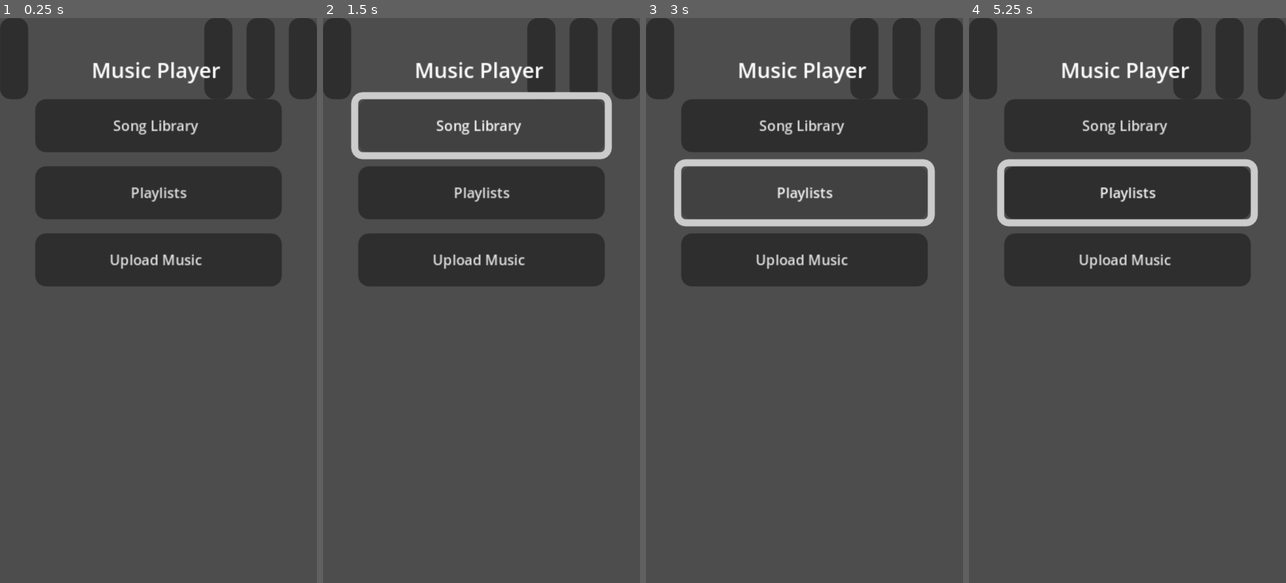
Above: before the commit, frames 1-4 (left to right).
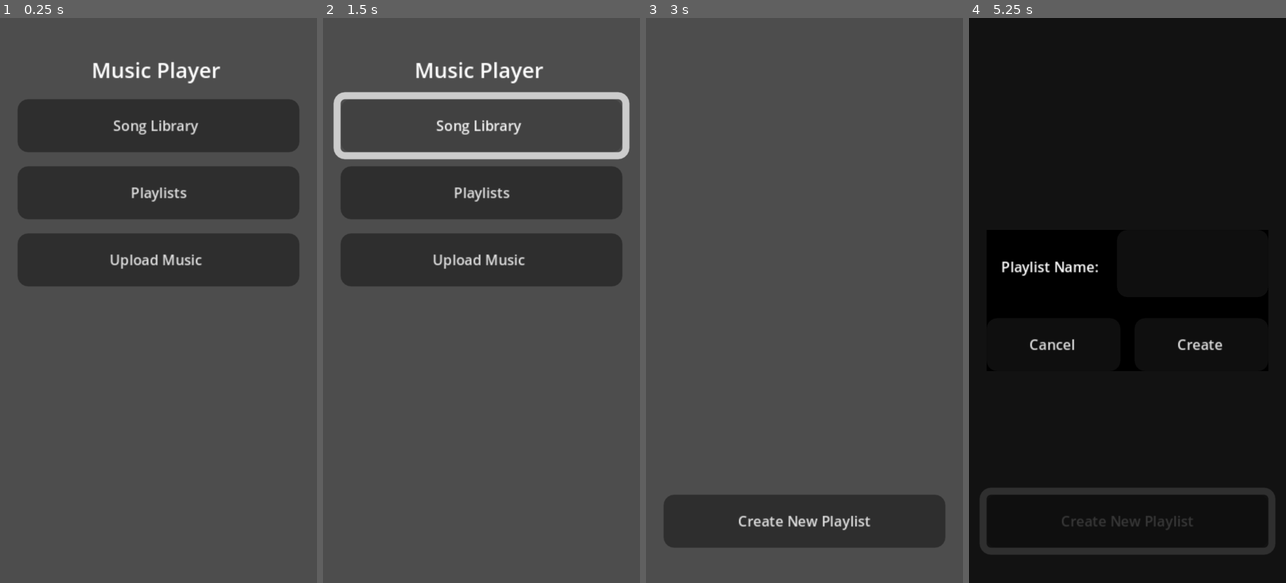
Above: after the commit, the same moments.

Repository: ConstellationSloth/MusicPlayer
Game: Godot game, scene res://Scenes/main.tscn
The game is run twice, just before and just after one commit, with the same random seed, the same clock (stepped at 60 frames per second) and the same inputs.
Inputs (mouse positions are in pixels of both pictures, inside the frame that each line leads up to):
- Up to frame 1 (0.25 s): no input
- Up to frame 2 (1.5 s): click (335, 57) at 0.52 s; click "Song Library" at 1.25 s
- Up to frame 3 (3 s): click (864, 57) at 2.02 s; click "Playlists" at 2.75 s
- Up to frame 4 (5.25 s): click (1228, 57) at 3.52 s; click (1273, 57) at 4.27 s; click (1127, 520) at 5 s, where only the run after the commit has a clickable "Create New Playlist"

The runs differ from the first frame. In frame 1, 7.8% of the frame differs, in the area x 0-100%, y 0-48%; in frame 2, 7.8%; in frame 3, 30%; in frame 4, 100%, in the area x 0-100%, y 0-100%.

Commit message:
make progress, it can almost play a playlist i think

Diff:
--- a/Autoloads/EventBus.gd
+++ b/Autoloads/EventBus.gd
@@ -3,3 +3,10 @@
 
 signal music_uploaded(path: String)
 signal song_added()
+signal create_new_playlist_pressed
+signal playlist_selected(id: int)
+signal song_paused
+signal song_resumed
+signal playlist_created(playlist: Playlist)
+signal view_playlists_selected
+signal view_song_library_selected
--- a/Autoloads/Globals.gd
+++ b/Autoloads/Globals.gd
@@ -1,13 +1,13 @@
 extends Node
 
 enum MusicInfoType { Name, Artist, Album}
-
+const USER_DIRECTORY = "user://"
 const SONG_INFO_DIRECTORY = "user://song_info/"
 const SONG_DATA_DIRECTORY = "user://song_data/"
-const PLAYLIST_DIRECTORY = "user://playlists/"
-const USER_DIRECTORY = "user://"
+
 func _ready():
 	ensure_all_directories_exist()
+
 
 
 
@@ -23,9 +23,11 @@
 
 
 func ensure_all_directories_exist():
+	print("checking data directory")
 	check_directory(SONG_DATA_DIRECTORY)
+	print("checking info directory")
 	check_directory(SONG_INFO_DIRECTORY)
-	check_directory(PLAYLIST_DIRECTORY)
+	print("finished with song directories")
 
 func check_directory(path):
 	var dir_access = DirAccess.open(USER_DIRECTORY)
--- /dev/null
+++ b/Autoloads/PlaylistPlayer.tscn
@@ -0,0 +1,8 @@
+[gd_scene load_steps=2 format=3 uid="uid://ndtwl71c28u6"]
+
+[ext_resource type="Script" uid="uid://bg7ereue1r60s" path="res://Autoloads/playlist_player.gd" id="1_gor2r"]
+
+[node name="PlaylistPlayer" type="Node"]
+script = ExtResource("1_gor2r")
+
+[node name="AudioStreamPlayer" type="AudioStreamPlayer" parent="."]
--- /dev/null
+++ b/Autoloads/playlist_player.gd
@@ -0,0 +1,44 @@
+extends Node
+
+
+const PLAYLISTS_DIRECTORY_PATH = Globals.USER_DIRECTORY+"/playlists"
+var playlist_dictionary : Dictionary[int,Playlist]
+@onready var audio_stream = $AudioStreamPlayer
+var songs_to_play = []
+var playing_song : Song
+func _ready():
+	print("starting the playlist directory check")
+	Globals.check_directory(PLAYLISTS_DIRECTORY_PATH)
+	print("finished checking playlists")
+	load_playlists()
+	audio_stream.finished.connect(play_next_song)
+
+func play_next_song():
+	if (len(songs_to_play) == 0):
+		print("NO SONGS LEFT TO PLAY")
+		return
+	var song = songs_to_play.pop_front()
+	load_song_stream(song)
+
+func load_song_stream(song: Song):
+	var stream : AudioStreamMP3 = ResourceLoader.load(song.path)
+	audio_stream.stream = stream
+	audio_stream.play()
+
+
+func load_playlists():
+	print("starting the loading of playlists")
+	var playlist_dir = DirAccess.open(PLAYLISTS_DIRECTORY_PATH)
+	for file_name in playlist_dir.get_files():
+		var playlist = ResourceLoader.load(PLAYLISTS_DIRECTORY_PATH+"/"+file_name)
+		playlist_dictionary[playlist.id] = playlist
+		print("just finished loading a playlist")
+	print("loaded all playlists")
+
+func play_songs(song_info_list : Array[Song]):
+	songs_to_play = song_info_list
+
+func add_playlist(playlist: Playlist):
+	playlist_dictionary[playlist.id] = playlist
+	EventBus.playlist_created.emit(playlist)
+	ResourceSaver.save(playlist, PLAYLISTS_DIRECTORY_PATH+"/"+str(playlist.id)+".tres")
--- a/Resources/Playlist.gd
+++ b/Resources/Playlist.gd
@@ -5,3 +5,5 @@
 @export var songs : Array[int]
 @export var name : String
 @export var length : float
+@export var loop : bool = true
+@export var shuffle : bool
--- a/Resources/Song.gd
+++ b/Resources/Song.gd
@@ -23,3 +23,9 @@
 	path = location
 	length = song_length
 	id = song_id
+
+func add_playlist(playlist_id):
+	if len(playlists) == 0:
+		playlists = [playlist_id]
+	else:
+		playlists.append(playlist_id)
--- /dev/null
+++ b/Scenes/PlaylistPopupPanel.tscn
@@ -0,0 +1,83 @@
+[gd_scene load_steps=3 format=3 uid="uid://d4ihuuf42jp7c"]
+
+[ext_resource type="Theme" uid="uid://cadeuiy7daeg1" path="res://Scenes/maintheme.tres" id="1_l8dj2"]
+[ext_resource type="Script" uid="uid://dyfuty05adf2b" path="res://Scenes/playlist_popup_panel.gd" id="2_08u7u"]
+
+[node name="PlaylistPopupPanel" type="ColorRect"]
+anchors_preset = 15
+anchor_right = 1.0
+anchor_bottom = 1.0
+grow_horizontal = 2
+grow_vertical = 2
+size_flags_horizontal = 3
+size_flags_vertical = 3
+theme = ExtResource("1_l8dj2")
+color = Color(0, 0, 0, 0.76862746)
+script = ExtResource("2_08u7u")
+
+[node name="Button" type="Button" parent="."]
+layout_mode = 1
+anchors_preset = 15
+anchor_right = 1.0
+anchor_bottom = 1.0
+grow_horizontal = 2
+grow_vertical = 2
+flat = true
+
+[node name="MarginContainer" type="MarginContainer" parent="."]
+layout_mode = 1
+anchors_preset = 15
+anchor_right = 1.0
+anchor_bottom = 1.0
+grow_horizontal = 2
+grow_vertical = 2
+theme_override_constants/margin_left = 5
+theme_override_constants/margin_top = 60
+theme_override_constants/margin_right = 5
+theme_override_constants/margin_bottom = 60
+
+[node name="ColorRect" type="ColorRect" parent="MarginContainer"]
+layout_mode = 2
+color = Color(0, 0, 0, 1)
+
+[node name="VBoxContainer" type="VBoxContainer" parent="MarginContainer/ColorRect"]
+layout_mode = 1
+anchors_preset = 15
+anchor_right = 1.0
+anchor_bottom = 1.0
+grow_horizontal = 2
+grow_vertical = 2
+
+[node name="HBoxContainer" type="HBoxContainer" parent="MarginContainer/ColorRect/VBoxContainer"]
+layout_mode = 2
+size_flags_vertical = 3
+
+[node name="MarginContainer" type="MarginContainer" parent="MarginContainer/ColorRect/VBoxContainer/HBoxContainer"]
+layout_mode = 2
+
+[node name="Label" type="Label" parent="MarginContainer/ColorRect/VBoxContainer/HBoxContainer"]
+layout_mode = 2
+size_flags_vertical = 1
+text = "Playlist Name: "
+vertical_alignment = 1
+
+[node name="LineEdit" type="LineEdit" parent="MarginContainer/ColorRect/VBoxContainer/HBoxContainer"]
+layout_mode = 2
+size_flags_horizontal = 3
+
+[node name="HBoxContainer2" type="HBoxContainer" parent="MarginContainer/ColorRect/VBoxContainer"]
+layout_mode = 2
+
+[node name="Cancel" type="Button" parent="MarginContainer/ColorRect/VBoxContainer/HBoxContainer2"]
+layout_mode = 2
+size_flags_horizontal = 3
+text = "Cancel"
+
+[node name="Create" type="Button" parent="MarginContainer/ColorRect/VBoxContainer/HBoxContainer2"]
+layout_mode = 2
+size_flags_horizontal = 3
+text = "Create"
+
+[connection signal="pressed" from="Button" to="." method="_on_button_pressed"]
+[connection signal="pressed" from="MarginContainer/ColorRect/VBoxContainer/HBoxContainer2/Cancel" to="." method="_on_button_pressed"]
+[connection signal="pressed" from="MarginContainer/ColorRect/VBoxContainer/HBoxContainer2/Create" to="." method="_on_create_pressed"]
--- a/Scenes/add_song.gd
+++ b/Scenes/add_song.gd
@@ -4,7 +4,7 @@
 @onready var name_row : UploadMusicInfoRow = $AddSong/InfoHolder/Name
 @onready var artist_row : UploadMusicInfoRow = $AddSong/InfoHolder/Artist
 @onready var album_row : UploadMusicInfoRow = $AddSong/InfoHolder/Album
-
+@onready var playlist_options : OptionButton = $AddSong/PlaylistRow/PlaylistOptions
 var upload_path = ""
 func set_path(path):
 	upload_path = path
@@ -14,9 +14,15 @@
 	# get the file name
 	return extension_removed.split("/")[-1]
 
+func set_playlists():
+	var playlist_dict = PlaylistPlayer.playlist_dictionary
+	for id in playlist_dict.keys():
+		var playlist = playlist_dict[id]
+		playlist_options.add_item(playlist.name, id)
 
 func _ready():
 	name_row.set_info(get_file_name(upload_path))
+	set_playlists()
 
 func add_song():
 	var song_name = name_row.get_info()
@@ -28,6 +34,12 @@
 	var location = Globals.SONG_DATA_DIRECTORY+song_name+".tres"
 	ResourceSaver.save(audio_stream, location)
 	new_song.set_data(song_name, artist, album, location, audio_stream.get_length(), song_id)
+	var playlist_id = playlist_options.selected
+	if (playlist_id != -1):
+		new_song.add_playlist(playlist_id)
+		var playlist = PlaylistPlayer.playlist_dictionary[playlist_id]
+		playlist.songs.append(song_id)
+		PlaylistPlayer.add_playlist(playlist)
 	ResourceSaver.save(new_song, Globals.SONG_INFO_DIRECTORY+str(song_id)+".tres")
 	EventBus.song_added.emit()
 
@@ -36,6 +48,7 @@
 	var file = FileAccess.open(path, FileAccess.ModeFlags.READ)
 	var sound = AudioStreamMP3.new()
 	sound.data = file.get_buffer(file.get_length())
+	file.close()
 	return sound
 
 
--- a/Scenes/add_song.tscn
+++ b/Scenes/add_song.tscn
@@ -1,17 +1,26 @@
-[gd_scene load_steps=3 format=3 uid="uid://sr6x4e0eogv"]
+[gd_scene load_steps=4 format=3 uid="uid://sr6x4e0eogv"]
 
 [ext_resource type="Script" uid="uid://5sdlwyycrq84" path="res://Scenes/add_song.gd" id="1_km0i0"]
 [ext_resource type="PackedScene" uid="uid://cy5y66cx5i6f6" path="res://Scenes/upload_music_info_row.tscn" id="1_mebfg"]
+[ext_resource type="Theme" uid="uid://cadeuiy7daeg1" path="res://Scenes/maintheme.tres" id="1_w1thd"]
 
 [node name="AddSong" type="Control"]
 layout_mode = 3
-anchors_preset = 0
+anchors_preset = 15
+anchor_right = 1.0
+anchor_bottom = 1.0
+grow_horizontal = 2
+grow_vertical = 2
+theme = ExtResource("1_w1thd")
 script = ExtResource("1_km0i0")
 
 [node name="AddSong" type="VBoxContainer" parent="."]
-layout_mode = 0
-offset_right = 70.0
-offset_bottom = 140.0
+layout_mode = 1
+anchors_preset = 15
+anchor_right = 1.0
+anchor_bottom = 1.0
+grow_horizontal = 2
+grow_vertical = 2
 
 [node name="PageTitle" type="Label" parent="AddSong"]
 layout_mode = 2
@@ -37,6 +46,21 @@
 layout_mode = 2
 type = 2
 
+[node name="PlaylistRow" type="HBoxContainer" parent="AddSong"]
+layout_mode = 2
+
+[node name="PlaylistLabel" type="Label" parent="AddSong/PlaylistRow"]
+layout_mode = 2
+size_flags_horizontal = 3
+text = "Playlist"
+
+[node name="PlaylistOptions" type="OptionButton" parent="AddSong/PlaylistRow"]
+layout_mode = 2
+size_flags_horizontal = 3
+item_count = 1
+popup/item_0/text = "Playlist1"
+popup/item_0/id = 0
+
 [node name="Add" type="Button" parent="AddSong"]
 layout_mode = 2
 text = "Add"
--- a/Scenes/homepage.gd
+++ b/Scenes/homepage.gd
@@ -8,3 +8,11 @@
 
 func _on_upload_pressed():
 	dialog.show()
+
+
+func _on_playlists_pressed():
+	EventBus.view_playlists_selected.emit()
+
+
+func _on_song_library_pressed():
+	EventBus.view_song_library_selected.emit()
--- a/Scenes/homepage.tscn
+++ b/Scenes/homepage.tscn
@@ -31,5 +31,7 @@
 [node name="FileDialog" parent="." instance=ExtResource("2_qyabd")]
 filters = PackedStringArray("*.mp3")
 
+[connection signal="pressed" from="SongLibrary" to="." method="_on_song_library_pressed"]
+[connection signal="pressed" from="Playlists" to="." method="_on_playlists_pressed"]
 [connection signal="pressed" from="Upload" to="." method="_on_upload_pressed"]
 [connection signal="file_selected" from="FileDialog" to="." method="_on_file_dialog_file_selected"]
--- a/Scenes/main.gd
+++ b/Scenes/main.gd
@@ -2,21 +2,27 @@
 
 @onready var scene_container = $PageContainer
 
-@export_file_path("*.tscn") var home_path
-@export_file_path("*.tscn") var add_song_path
-
+@export var playlist_list_scene : PackedScene
+@export var add_song_scene : PackedScene
+@export var home_scene : PackedScene
 @onready var stream_player = $AudioStreamPlayer
 
 func _ready():
 	EventBus.music_uploaded.connect(on_music_upload)
 	EventBus.song_added.connect(on_song_added)
+	EventBus.view_playlists_selected.connect(view_playlists)
+
+func view_playlists():
+	clear_page()
+	var node = playlist_list_scene.instantiate()
+	set_page(node)
 
 func set_page(node: Node):
 	clear_page()
 	scene_container.add_child(node)
 
 func on_song_added():
-	var home_page = load(home_path).instantiate()
+	var home_page = home_scene.instantiate()
 	set_page(home_page)
 
 func clear_page():
@@ -24,6 +30,6 @@
 		child.queue_free()
 
 func on_music_upload(path: String):
-	var add_song_page : AddSong = load(add_song_path).instantiate()
+	var add_song_page : AddSong = add_song_scene.instantiate()
 	add_song_page.set_path(path)
 	set_page(add_song_page)
--- a/Scenes/main.tscn
+++ b/Scenes/main.tscn
@@ -1,9 +1,13 @@
-[gd_scene load_steps=5 format=3 uid="uid://cgebfd7wqpb4v"]
+[gd_scene load_steps=9 format=3 uid="uid://cgebfd7wqpb4v"]
 
 [ext_resource type="Script" uid="uid://c8fr2cqmkifjd" path="res://Scenes/main.gd" id="1_jjgbg"]
 [ext_resource type="PackedScene" uid="uid://da8ueeyi5lvt0" path="res://Scenes/bg.tscn" id="2_jjvhh"]
 [ext_resource type="Theme" uid="uid://cadeuiy7daeg1" path="res://Scenes/maintheme.tres" id="3_21xkr"]
-[ext_resource type="PackedScene" uid="uid://dadnutm2elwe6" path="res://Scenes/homepage.tscn" id="4_kry3j"]
+[ext_resource type="PackedScene" uid="uid://sr6x4e0eogv" path="res://Scenes/add_song.tscn" id="4_21xkr"]
+[ext_resource type="PackedScene" uid="uid://dadnutm2elwe6" path="res://Scenes/homepage.tscn" id="4_344ge"]
+[ext_resource type="PackedScene" uid="uid://cxnh411o1g6jr" path="res://Scenes/playlist_list.tscn" id="4_jjvhh"]
+[ext_resource type="PackedScene" uid="uid://ndtwl71c28u6" path="res://Autoloads/PlaylistPlayer.tscn" id="5_kry3j"]
+[ext_resource type="PackedScene" uid="uid://d4ihuuf42jp7c" path="res://Scenes/PlaylistPopupPanel.tscn" id="6_21xkr"]
 
 [node name="Main" type="Control"]
 layout_mode = 3
@@ -13,8 +17,9 @@
 grow_horizontal = 2
 grow_vertical = 2
 script = ExtResource("1_jjgbg")
-home_path = "res://Scenes/homepage.tscn"
-add_song_path = "res://Scenes/add_song.tscn"
+playlist_list_scene = ExtResource("4_jjvhh")
+add_song_scene = ExtResource("4_21xkr")
+home_scene = ExtResource("4_344ge")
 
 [node name="BG" parent="." instance=ExtResource("2_jjvhh")]
 layout_mode = 0
@@ -24,34 +29,6 @@
 grow_horizontal = 1
 grow_vertical = 1
 
-[node name="MarginContainer" type="MarginContainer" parent="."]
-layout_mode = 1
-anchors_preset = 15
-anchor_right = 1.0
-anchor_bottom = 1.0
-grow_horizontal = 2
-grow_vertical = 2
-
-[node name="HBoxContainer" type="HBoxContainer" parent="MarginContainer"]
-layout_mode = 2
-size_flags_vertical = 0
-
-[node name="Button" type="Button" parent="MarginContainer/HBoxContainer"]
-layout_mode = 2
-
-[node name="Label" type="Label" parent="MarginContainer/HBoxContainer"]
-layout_mode = 2
-size_flags_horizontal = 3
-
-[node name="Button2" type="Button" parent="MarginContainer/HBoxContainer"]
-layout_mode = 2
-
-[node name="Button3" type="Button" parent="MarginContainer/HBoxContainer"]
-layout_mode = 2
-
-[node name="Button4" type="Button" parent="MarginContainer/HBoxContainer"]
-layout_mode = 2
-
 [node name="PageContainer" type="MarginContainer" parent="."]
 layout_mode = 1
 anchors_preset = 15
@@ -60,12 +37,16 @@
 grow_horizontal = 2
 grow_vertical = 2
 theme = ExtResource("3_21xkr")
-theme_override_constants/margin_left = 10
+theme_override_constants/margin_left = 5
 theme_override_constants/margin_top = 10
-theme_override_constants/margin_right = 10
+theme_override_constants/margin_right = 5
 theme_override_constants/margin_bottom = 10
 
-[node name="Home" parent="PageContainer" instance=ExtResource("4_kry3j")]
+[node name="Home" parent="PageContainer" instance=ExtResource("4_344ge")]
 layout_mode = 2
 
-[node name="AudioStreamPlayer" type="AudioStreamPlayer" parent="."]
+[node name="AudioStreamPlayer" parent="." instance=ExtResource("5_kry3j")]
+
+[node name="Panel" parent="." instance=ExtResource("6_21xkr")]
+visible = false
+layout_mode = 1
--- /dev/null
+++ b/Scenes/playlist_button.gd
@@ -0,0 +1,24 @@
+extends Button
+
+
+@onready var name_label : Label = $PlaylistRow/Name
+@onready var song_count : Label = $PlaylistRow/SongCount
+@onready var length : Label = $PlaylistRow/Length
+var playlist : Playlist
+
+func _ready():
+	name_label.text = playlist.name
+	song_count.text = str(len(playlist.songs))
+	# calculate length in minutes/seconds/hours
+	var seconds = int(playlist.length) % 60
+	var minutes = int(playlist.length / 60) % 60
+	var hours = int(playlist.length / 3600)
+	var length_string = ""
+	if hours > 0:
+		length_string += str(hours) + ":"
+	length_string += "%2d:%2d" % [minutes,seconds]
+	length.text = length_string
+
+
+func _on_pressed():
+	EventBus.playlist_selected.emit(playlist)
--- /dev/null
+++ b/Scenes/playlist_button.tscn
@@ -0,0 +1,42 @@
+[gd_scene load_steps=2 format=3 uid="uid://b64th1t6c3gxl"]
+
+[ext_resource type="Script" uid="uid://27gd2ff6vlyo" path="res://Scenes/playlist_button.gd" id="1_sv771"]
+
+[node name="PlaylistButton" type="Button"]
+script = ExtResource("1_sv771")
+
+[node name="PlaylistRow" type="HBoxContainer" parent="."]
+layout_mode = 1
+anchors_preset = 15
+anchor_right = 1.0
+anchor_bottom = 1.0
+grow_horizontal = 2
+grow_vertical = 2
+theme_override_constants/separation = 2
+
+[node name="MarginContainer" type="MarginContainer" parent="PlaylistRow"]
+layout_mode = 2
+
+[node name="Name" type="Label" parent="PlaylistRow"]
+layout_mode = 2
+size_flags_horizontal = 3
+text = "This name is too long but barely"
+clip_text = true
+text_overrun_behavior = 4
+
+[node name="SongCount" type="Label" parent="PlaylistRow"]
+custom_minimum_size = Vector2(8, 0)
+layout_mode = 2
+text = "12"
+horizontal_alignment = 2
+
+[node name="Length" type="Label" parent="PlaylistRow"]
+custom_minimum_size = Vector2(12, 0)
+layout_mode = 2
+text = "22:14"
+horizontal_alignment = 2
+
+[node name="MarginContainer2" type="MarginContainer" parent="PlaylistRow"]
+layout_mode = 2
+
+[connection signal="pressed" from="." to="." method="_on_pressed"]
--- /dev/null
+++ b/Scenes/playlist_list.gd
@@ -0,0 +1,21 @@
+extends Control
+
+@export_file_path var playlist_button_path
+@onready var playlist_button_scene = load(playlist_button_path)
+@onready var playlist_vbox = $VBoxContainer/ScrollContainer/Playlists
+
+
+func _ready():
+	for key in PlaylistPlayer.playlist_dictionary.keys():
+		var playlist = PlaylistPlayer.playlist_dictionary[key]
+		add_playlist(playlist)
+	EventBus.playlist_created.connect(add_playlist)
+
+func add_playlist(playlist: Playlist):
+	var playlist_button = playlist_button_scene.instantiate()
+	playlist_button.playlist = playlist
+	playlist_vbox.add_child(playlist_button)
+
+
+func _on_create_new_pressed():
+	EventBus.create_new_playlist_pressed.emit()
--- /dev/null
+++ b/Scenes/playlist_list.tscn
@@ -0,0 +1,42 @@
+[gd_scene load_steps=3 format=3 uid="uid://cxnh411o1g6jr"]
+
+[ext_resource type="Theme" uid="uid://cadeuiy7daeg1" path="res://Scenes/maintheme.tres" id="1_tf6ob"]
+[ext_resource type="Script" uid="uid://cwgyeyjqa1kdx" path="res://Scenes/playlist_list.gd" id="1_x5ge6"]
+
+[node name="PlaylistList" type="Control"]
+layout_mode = 3
+anchors_preset = 15
+anchor_right = 1.0
+anchor_bottom = 1.0
+grow_horizontal = 2
+grow_vertical = 2
+theme = ExtResource("1_tf6ob")
+script = ExtResource("1_x5ge6")
+playlist_button_path = "res://Scenes/playlist_button.tscn"
+
+[node name="VBoxContainer" type="VBoxContainer" parent="."]
+layout_mode = 1
+anchors_preset = 15
+anchor_right = 1.0
+anchor_bottom = 1.0
+grow_horizontal = 2
+grow_vertical = 2
+size_flags_horizontal = 3
+size_flags_vertical = 3
+
+[node name="ScrollContainer" type="ScrollContainer" parent="VBoxContainer"]
+layout_mode = 2
+size_flags_vertical = 3
+horizontal_scroll_mode = 0
+
+[node name="Playlists" type="VBoxContainer" parent="VBoxContainer/ScrollContainer"]
+layout_mode = 2
+size_flags_horizontal = 3
+size_flags_vertical = 3
+theme_override_constants/separation = 4
+
+[node name="CreateNew" type="Button" parent="VBoxContainer"]
+layout_mode = 2
+text = "Create New Playlist"
+
+[connection signal="pressed" from="VBoxContainer/CreateNew" to="." method="_on_create_new_pressed"]
--- /dev/null
+++ b/Scenes/playlist_popup_panel.gd
@@ -0,0 +1,21 @@
+extends ColorRect
+
+@onready var name_edit = $MarginContainer/ColorRect/VBoxContainer/HBoxContainer/LineEdit
+
+func _ready():
+	hide()
+	EventBus.create_new_playlist_pressed.connect(on_create_new_pressed)
+
+func on_create_new_pressed():
+	name_edit.text = ""
+	show()
+
+func _on_button_pressed():
+	hide()
+
+func _on_create_pressed():
+	var playlist = Playlist.new()
+	playlist.name = name_edit.text
+	playlist.id = IdController.get_next_playlist_id()
+	PlaylistPlayer.add_playlist(playlist)
+	hide()
--- /dev/null
+++ b/Scenes/playlist_screen.gd
@@ -0,0 +1,31 @@
+extends VBoxContainer
+
+@export var name_label : Label
+@export var name_line_edit : LineEdit
+@export var confirmation_dialog : ConfirmationDialog
+@export var song_row_scene : PackedScene
+@export var song_container : VBoxContainer
+var playlist: Playlist
+var songs = {}
+
+func _ready():
+	for song_id in playlist.songs:
+		#load song info
+		var song_info : Song = ResourceLoader.load(Globals.SONG_INFO_DIRECTORY+str(song_id)+".tres")
+		songs[song_info.id] = song_info
+		var song_row = song_row_scene.instantiate()
+		song_row.set_song(song_info)
+		song_container.add_child(song_row)
+
+func set_playlist(playlist_to_set: Playlist):
+	playlist = playlist_to_set
+
+func _on_play_pressed():
+	#turn the songs into a list
+	var songs_to_play = []
+	for song_id in playlist.songs:
+		songs_to_play.append(songs[song_id])
+	PlaylistPlayer.play_songs(songs_to_play)
+
+	# send all the song info to playlist player
+	pass # Replace with function body.
--- /dev/null
+++ b/Scenes/playlist_screen.tscn
@@ -0,0 +1,60 @@
+[gd_scene load_steps=3 format=3 uid="uid://8ke344xwx38r"]
+
+[ext_resource type="Script" uid="uid://jmfpmjbr44v3" path="res://Scenes/playlist_screen.gd" id="1_m4m31"]
+[ext_resource type="PackedScene" uid="uid://crn344do5xq1p" path="res://Scenes/song_row.tscn" id="2_riiop"]
+
+[node name="PlaylistScreen" type="VBoxContainer" node_paths=PackedStringArray("name_label", "name_line_edit", "confirmation_dialog")]
+script = ExtResource("1_m4m31")
+name_label = NodePath("PlaylistName")
+name_line_edit = NodePath("EditPlaylistName")
+confirmation_dialog = NodePath("ConfirmationDialog")
+song_row_scene = ExtResource("2_riiop")
+
+[node name="EditPlaylistName" type="LineEdit" parent="."]
+visible = false
+layout_mode = 2
+
+[node name="PlaylistName" type="Label" parent="."]
+layout_mode = 2
+theme_override_font_sizes/font_size = 6
+text = "<Playlist Name>"
+horizontal_alignment = 1
+
+[node name="HBoxContainer" type="HBoxContainer" parent="."]
+layout_mode = 2
+
+[node name="Delete" type="Button" parent="HBoxContainer"]
+layout_mode = 2
+size_flags_horizontal = 3
+text = "Delete"
+
+[node name="EditName" type="Button" parent="HBoxContainer"]
+layout_mode = 2
+size_flags_horizontal = 3
+text = "Edit Name"
+
+[node name="HBoxContainer2" type="HBoxContainer" parent="."]
+layout_mode = 2
+
+[node name="Shuffle" type="CheckBox" parent="HBoxContainer2"]
+layout_mode = 2
+text = "shuffle"
+
+[node name="Loop" type="CheckBox" parent="HBoxContainer2"]
+layout_mode = 2
+text = "loop"
+
+[node name="ConfirmationDialog" type="ConfirmationDialog" parent="."]
+
+[node name="Play" type="Button" parent="."]
+layout_mode = 2
+text = "Play"
+
+[node name="AddSong" type="Button" parent="."]
+layout_mode = 2
+text = "Add Song"
+
+[node name="Songs" type="VBoxContainer" parent="."]
+layout_mode = 2
+
+[connection signal="pressed" from="Play" to="." method="_on_play_pressed"]
--- /dev/null
+++ b/Scenes/song_row.gd
@@ -0,0 +1,21 @@
+extends Button
+class_name SongRow
+
+@onready var name_label = $HBoxContainer/Name
+@onready var length = $HBoxContainer/Length
+
+var song : Song
+signal select_song(song: Song)
+
+func set_song(song_to_set : Song):
+	song = song_to_set
+
+func _ready():
+	var seconds = int(song.length) % 60
+	var minutes = int(song.length / 60)
+	length.text = "%d:%2d" % [minutes,seconds]
+	name_label.text = song.name
+
+
+func _on_pressed():
+	select_song.emit(song)
--- /dev/null
+++ b/Scenes/song_row.tscn
@@ -0,0 +1,33 @@
+[gd_scene load_steps=2 format=3 uid="uid://crn344do5xq1p"]
+
+[ext_resource type="Script" uid="uid://cw0dsn8ftw2k5" path="res://Scenes/song_row.gd" id="1_eqcew"]
+
+[node name="Song" type="Button"]
+script = ExtResource("1_eqcew")
+
+[node name="HBoxContainer" type="HBoxContainer" parent="."]
+layout_mode = 1
+anchors_preset = 15
+anchor_right = 1.0
+anchor_bottom = 1.0
+grow_horizontal = 2
+grow_vertical = 2
+
+[node name="MarginContainer" type="MarginContainer" parent="HBoxContainer"]
+layout_mode = 2
+
+[node name="Name" type="Label" parent="HBoxContainer"]
+layout_mode = 2
+size_flags_horizontal = 3
+text = "Name"
+
+[node name="Length" type="Label" parent="HBoxContainer"]
+custom_minimum_size = Vector2(10, 0)
+layout_mode = 2
+text = "2:22"
+horizontal_alignment = 2
+
+[node name="MarginContainer2" type="MarginContainer" parent="HBoxContainer"]
+layout_mode = 2
+
+[connection signal="pressed" from="." to="." method="_on_pressed"]
--- a/project.godot
+++ b/project.godot
@@ -20,6 +20,7 @@
 EventBus="*res://Autoloads/EventBus.gd"
 Globals="*res://Autoloads/Globals.gd"
 IdController="*res://Autoloads/IdController.gd"
+PlaylistPlayer="*res://Autoloads/PlaylistPlayer.tscn"
 
 [display]
 
Not shown, added: Autoloads/playlist_player.gd.uid
Not shown, added: Scenes/playlist_button.gd.uid
Not shown, added: Scenes/playlist_list.gd.uid
Not shown, added: Scenes/playlist_popup_panel.gd.uid
Not shown, added: Scenes/playlist_screen.gd.uid
Not shown, added: Scenes/song_row.gd.uid
